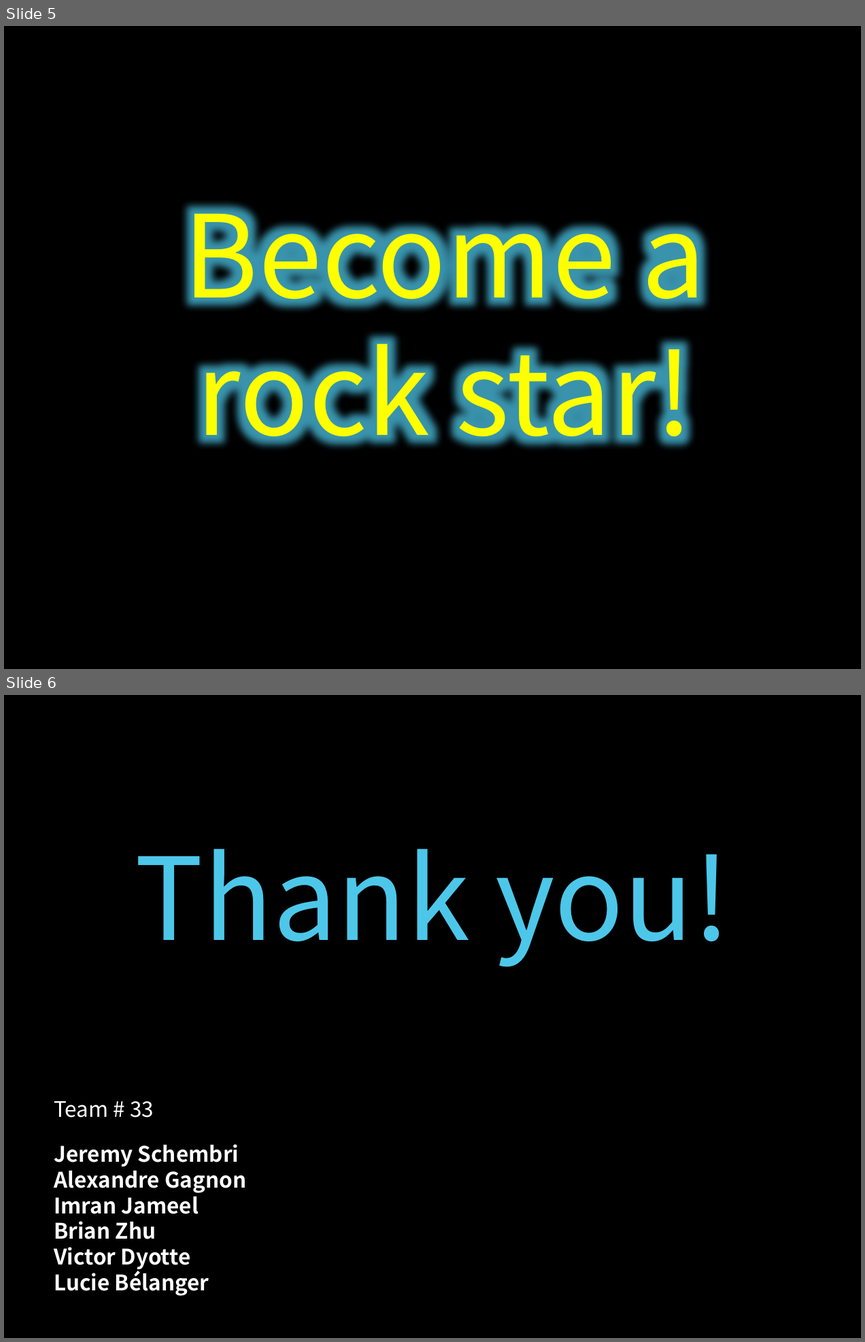
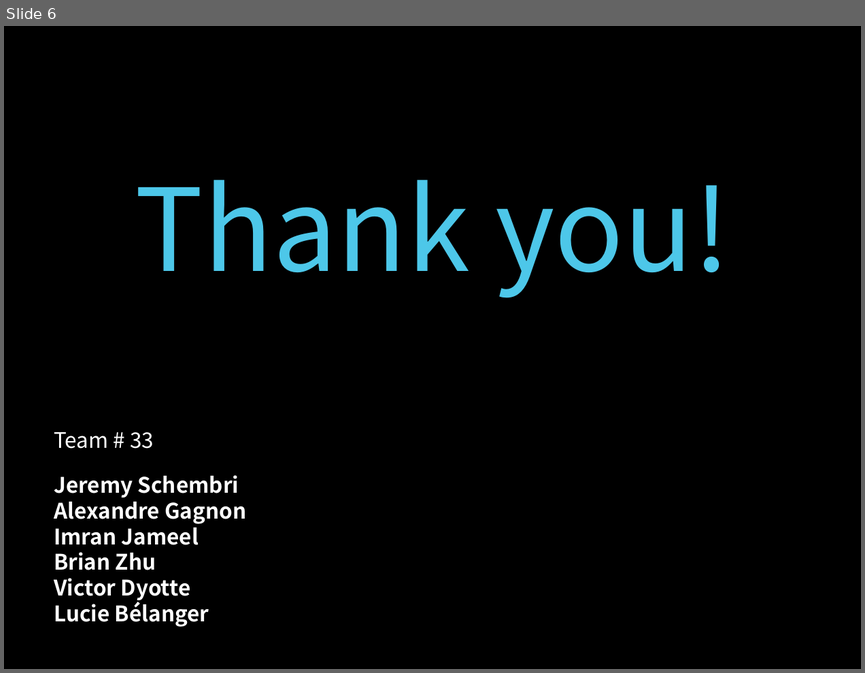
Before and after one commit to lucieb/MyoMusic, a slide deck: Presentation/MyoMusicPresentation.pptx. Shown one above the other, each under a label of ours: slides 5 and 6 before the commit, slide 6 after it. The pictures are 865x1342 and 865x673 pixels, drawn with LibreOffice and Linux fonts; fonts in the diff are those of the drawing; background and template pictures are left out. Boxes give left, top, right and bottom in pixels: in the first picture for what was removed or moved away, otherwise in the second. Text is boxed around its words. In the diff, an @@ line names an element or a change of style, - is before the commit and + after.

```diff
--- a/Presentation/MyoMusicPresentation.pptx
+++ b/Presentation/MyoMusicPresentation.pptx
@@ slide 5 removed at (4,26,861,669), background picture (left out) @@
@@ text removed at (184,182,706,462) @@
-Become a rock star!
```
Also in this commit, not shown: 1 slide changed, 3 slides added, 3 other slides removed.
